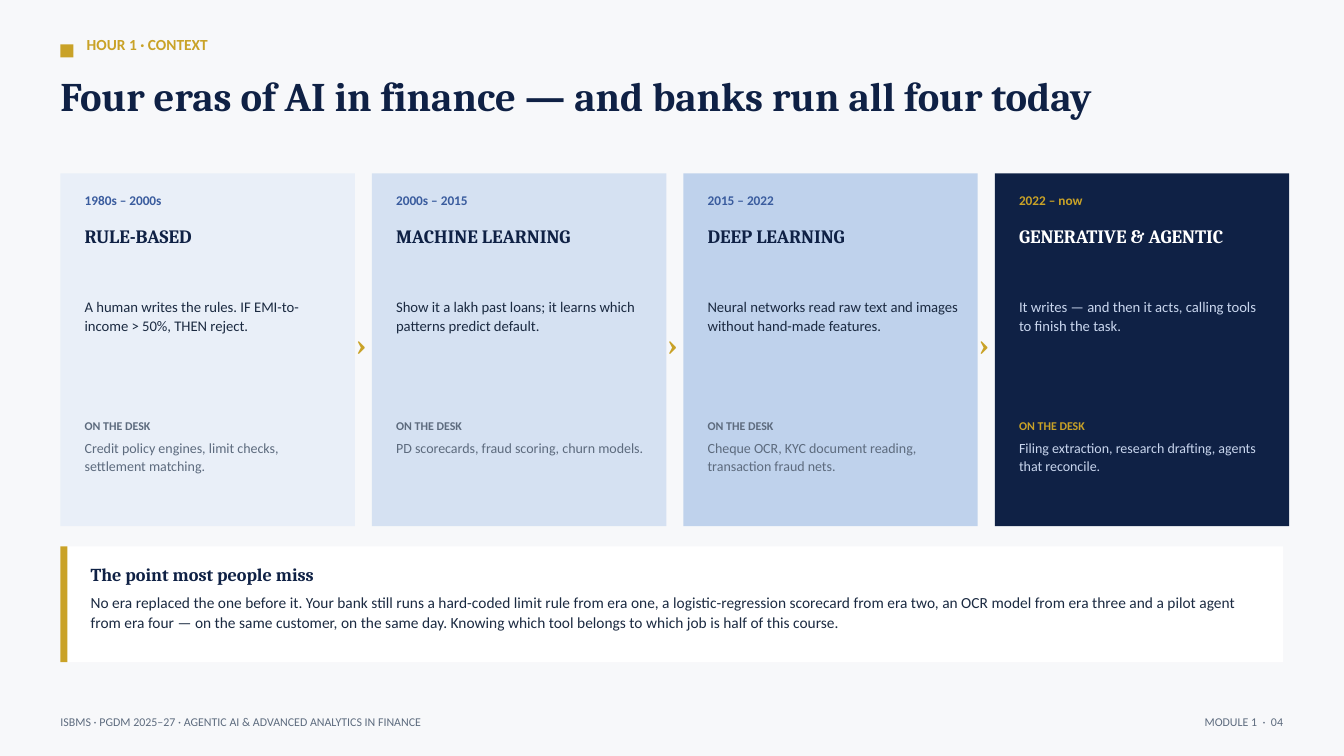
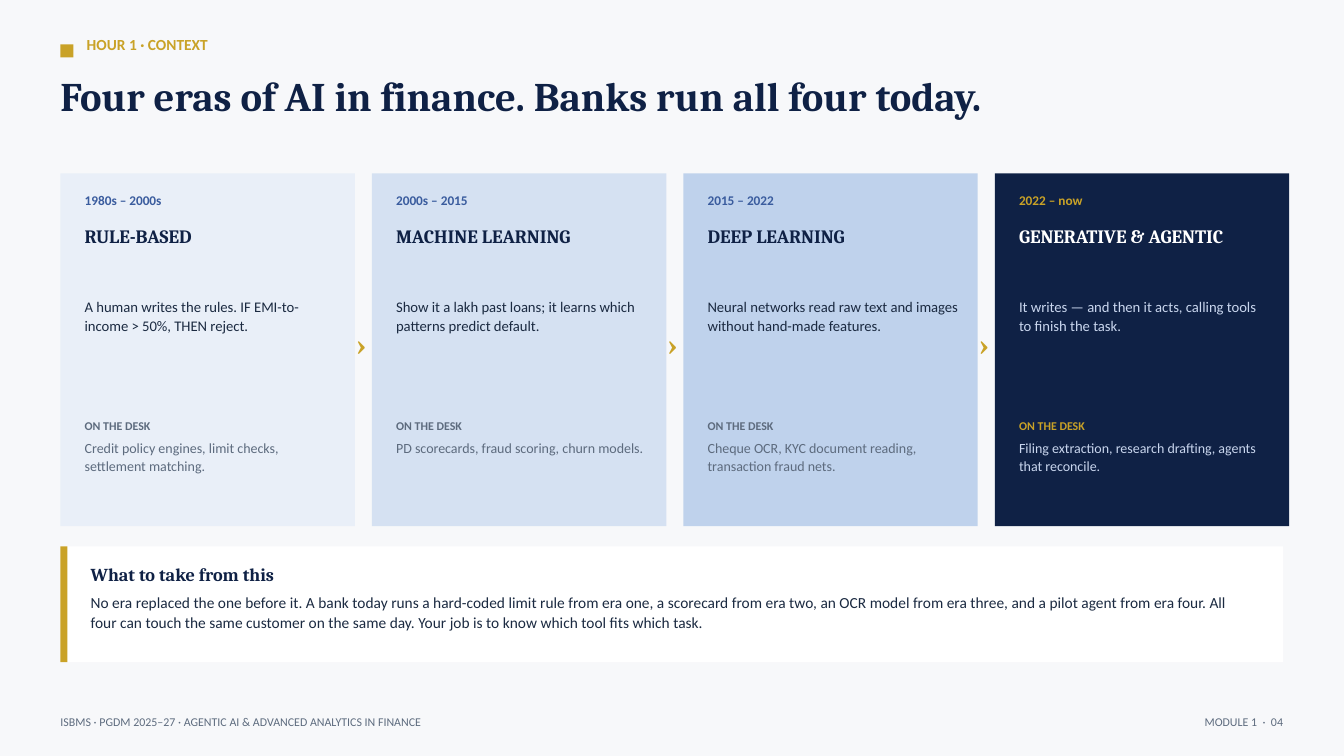
Before and after one commit to tejasgjadhav/AIFINANCE, a slide deck: slide 4 of slides/Module-01-Foundations-of-Agentic-AI.pptx. Drawn at 1344x756 pixels with LibreOffice and Linux fonts; fonts in the diff are those of the drawing. Boxes give left, top, right and bottom in pixels: in the first picture for what was removed or moved away, otherwise in the second. Text is boxed around its words. In the diff, an @@ line names an element or a change of style, - is before the commit and + after.

```diff
--- a/slides/Module-01-Foundations-of-Agentic-AI.pptx
+++ b/slides/Module-01-Foundations-of-Agentic-AI.pptx
@@ text at (60,82,982,120): text changed @@
-Four eras of AI in finance — and banks run all four today
+Four eras of AI in finance. Banks run all four today.
@@ text at (91,568,1226,631): text changed @@
-The point most people miss
-No era replaced the one before it. Your bank still runs a hard-coded limit rule from era one, a logistic-regression scorecard from era two, an OCR model from era three and a pilot agent from era four — on the same customer, on the same day. Knowing which tool belongs to which job is half of this course.
+What to take from this
+No era replaced the one before it. A bank today runs a hard-coded limit rule from era one, a scorecard from era two, an OCR model from era three, and a pilot agent from era four. All four can touch the same customer on the same day. Your job is to know which tool fits which task.
```
Also in this commit, not shown: 12 other slides changed, 3 other files.
